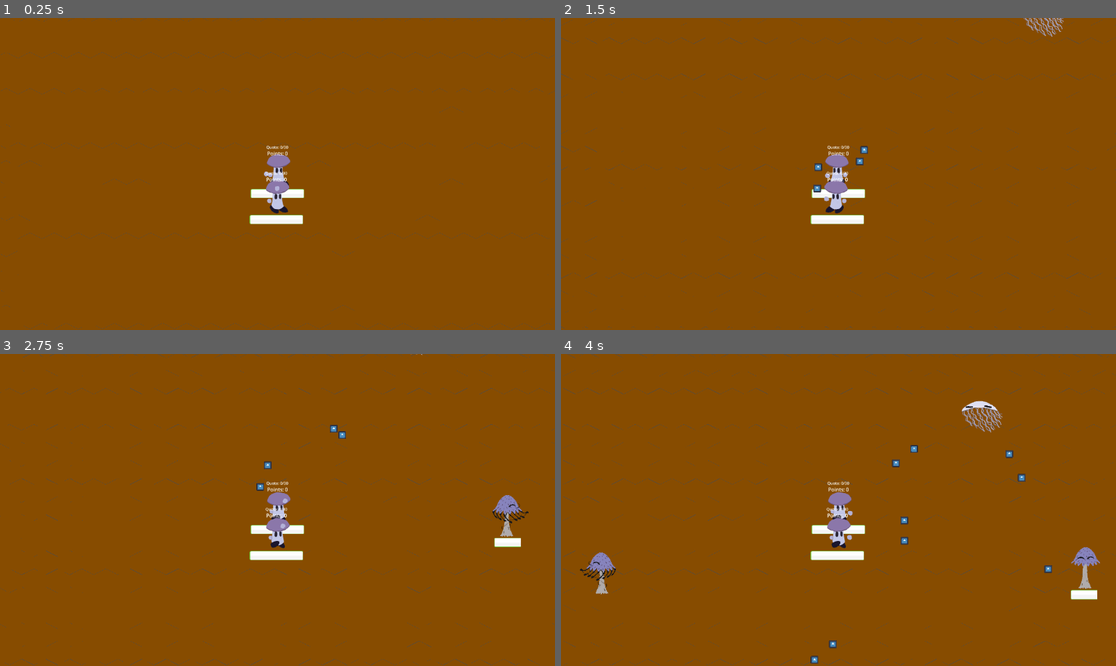
Above: before the commit, frames 1-4 (two rows, left to right).
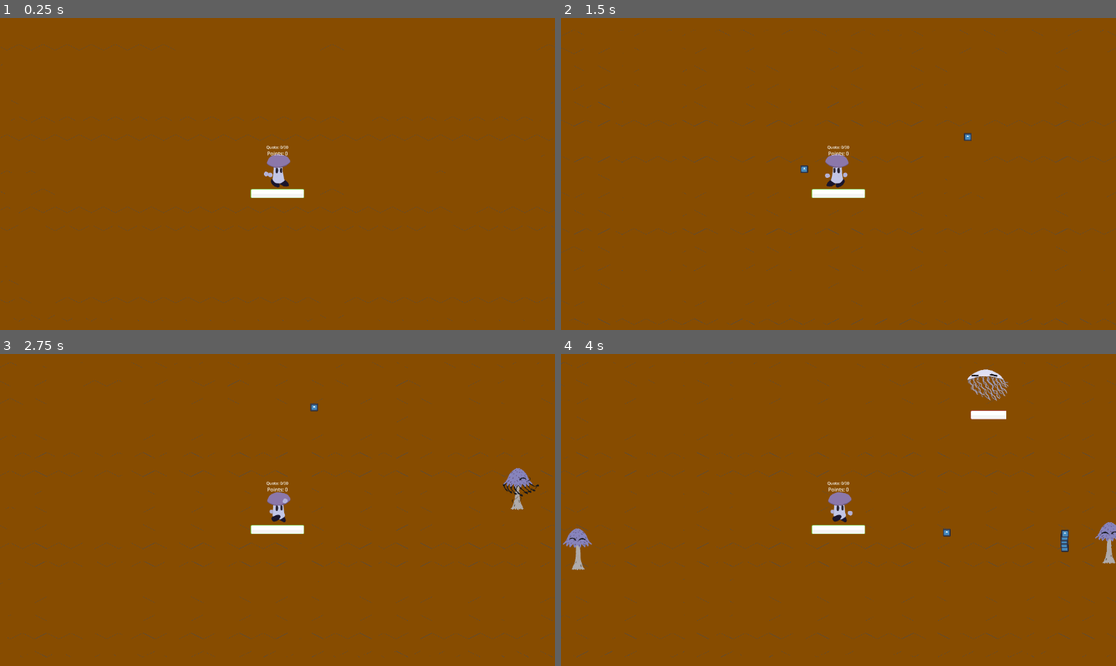
Above: after the commit, the same moments.

Repository: VideoJams/PixelGameJam2025
Game: Godot game, scene res://Scenes/world.tscn
The game is run twice, just before and just after one commit, with the same random seed, the same clock (stepped at 60 frames per second) and the same inputs. The engine's default icon, where the game draws it, is replaced by a stand-in: a white triangle on a blue panel in a dark square.
Inputs (mouse positions are in pixels of both pictures, inside the frame that each line leads up to):
- Up to frame 1 (0.25 s): no input
- Up to frame 2 (1.5 s): move the mouse to (960, 158) at 0.52 s; hold D (right) 0.53-1.28 s; click (960, 158) at 0.6 s; move the mouse to (727, 189) at 1.27 s; hold S (down) from 1.28 s (still down); click (727, 189) at 1.35 s
- Up to frame 3 (2.75 s): move the mouse to (333, 441) at 2.02 s; release S (down) at 2.03 s; hold D (right) from 2.03 s (still down); click (333, 441) at 2.1 s
- Up to frame 4 (4 s): move the mouse to (810, 572) at 2.77 s; release D (right) at 2.78 s; hold W (up) 2.78-3.53 s; click (810, 572) at 2.85 s; move the mouse to (1005, 556) at 3.52 s; hold A (left) from 3.53 s (still down); click (1005, 556) at 3.6 s

The runs differ from the first frame. In frame 1, 1.6% of the frame differs, in the area x 0-100%, y 0-100%; in frame 2, 2.4%; in frame 3, 3.1%; in frame 4, 4.9%.

Commit message:
sounds and enemy behaviors

Diff:
--- a/Scenes/enemy.tscn
+++ b/Scenes/enemy.tscn
@@ -5,7 +5,7 @@
 
 [node name="Enemy" type="CharacterBody2D" groups=["enemy"]]
 collision_layer = 2
-collision_mask = 4
+collision_mask = 20
 script = ExtResource("1_hghv2")
 
 [node name="AnimatedSprite2D" type="AnimatedSprite2D" parent="."]
@@ -28,6 +28,9 @@
 offset_bottom = 40.0
 texture_progress = ExtResource("2_1f0kj")
 
+[node name="AudioStreamPlayer2D" type="AudioStreamPlayer2D" parent="."]
+max_distance = 1331.0
+
 [connection signal="animation_finished" from="AnimatedSprite2D" to="." method="_on_animated_sprite_2d_animation_finished"]
 [connection signal="frame_changed" from="AnimatedSprite2D" to="." method="_on_animated_sprite_2d_frame_changed"]
 [connection signal="timeout" from="AttackTimer" to="." method="_on_attack_timer_timeout"]
--- a/Scenes/floater.tscn
+++ b/Scenes/floater.tscn
@@ -1,34 +1,55 @@
-[gd_scene load_steps=14 format=3 uid="uid://wt4yof7mqoyk"]
+[gd_scene load_steps=21 format=3 uid="uid://wt4yof7mqoyk"]
 
-[ext_resource type="PackedScene" uid="uid://er64geh448yl" path="res://Scenes/enemy.tscn" id="1_7658v"]
+[ext_resource type="PackedScene" uid="uid://er64geh448yl" path="res://scenes/enemy.tscn" id="1_7658v"]
 [ext_resource type="Script" uid="uid://dld2tlivxdduc" path="res://Scripts/floater.gd" id="2_qt4hv"]
-[ext_resource type="Texture2D" uid="uid://djnjuftevggih" path="res://Assets/Enemies/Shooter/ShooterDeath1.png" id="3_bxlf7"]
+[ext_resource type="Texture2D" uid="uid://43r13oyv6jse" path="res://Assets/Enemies/Floater/FloatyDeath1.png" id="3_beytw"]
+[ext_resource type="Texture2D" uid="uid://cd8qydee2tj6k" path="res://Assets/Enemies/Floater/FloatyCharge1.png" id="3_kkf7u"]
+[ext_resource type="AudioStream" uid="uid://xiarm3vtohwg" path="res://Assets/Sounds/floater_charge.ogg" id="3_ld7iy"]
+[ext_resource type="AudioStream" uid="uid://c03voqgudwkyd" path="res://Assets/Sounds/floater_shoot.ogg" id="3_ts76x"]
 [ext_resource type="Texture2D" uid="uid://cei03f8ioymlt" path="res://Assets/Enemies/Floater/FloatyMove1.png" id="3_xqj1n"]
-[ext_resource type="Texture2D" uid="uid://byiu3408dqmkd" path="res://Assets/Enemies/Shooter/ShooterDeath2.png" id="4_l8orq"]
+[ext_resource type="Texture2D" uid="uid://cnqnwratt8loa" path="res://Assets/Enemies/Floater/FloatyDeath2.png" id="4_hp4f5"]
+[ext_resource type="Texture2D" uid="uid://d25pri24sn1xb" path="res://Assets/Enemies/Floater/FloatyCharge2.png" id="4_iohoh"]
+[ext_resource type="AudioStream" uid="uid://wryc23mol1xt" path="res://Assets/Sounds/enemy_hit.ogg" id="4_ld7iy"]
 [ext_resource type="Texture2D" uid="uid://dmuqwe4ci3vxo" path="res://Assets/Enemies/Floater/FloatyMove2.png" id="4_pd32t"]
-[ext_resource type="Texture2D" uid="uid://bfpuyfdrqkrto" path="res://Assets/Enemies/Shooter/ShooterDeath3.png" id="5_3c8bm"]
+[ext_resource type="Texture2D" uid="uid://7fnenkq5oyf0" path="res://Assets/Enemies/Floater/FloatyCharge3.png" id="5_ase3r"]
+[ext_resource type="Texture2D" uid="uid://dndovnqe5i43j" path="res://Assets/Enemies/Floater/FloatyDeath3.png" id="5_qtljt"]
+[ext_resource type="AudioStream" uid="uid://bven5mxbwinmh" path="res://Assets/Sounds/enemy_die.ogg" id="5_rdaq8"]
 [ext_resource type="Texture2D" uid="uid://c011h68cgx552" path="res://Assets/Enemies/Floater/FloatyDamage.png" id="5_xqj1n"]
-[ext_resource type="Texture2D" uid="uid://bkonmysfp7nx1" path="res://Assets/Enemies/Shooter/ShooterDeath4.png" id="6_nn38f"]
-[ext_resource type="Texture2D" uid="uid://b1bm3cff436ex" path="res://Assets/Enemies/Shooter/ShooterDeath5.png" id="7_6g4rh"]
+[ext_resource type="Texture2D" uid="uid://pmm0l1sdgwu5" path="res://Assets/Enemies/Floater/FloatyDeath4.png" id="6_kkf7u"]
+[ext_resource type="Texture2D" uid="uid://cm6jw16opxu40" path="res://Assets/Enemies/Floater/FloatyDeath5.png" id="7_iohoh"]
 [ext_resource type="Texture2D" uid="uid://cd886kmx0guh4" path="res://Assets/buttonRed.png" id="11_l8orq"]
 
 [sub_resource type="SpriteFrames" id="SpriteFrames_p8xcf"]
 animations = [{
 "frames": [{
 "duration": 1.0,
-"texture": ExtResource("3_bxlf7")
+"texture": ExtResource("3_kkf7u")
 }, {
 "duration": 1.0,
-"texture": ExtResource("4_l8orq")
+"texture": ExtResource("4_iohoh")
 }, {
 "duration": 1.0,
-"texture": ExtResource("5_3c8bm")
+"texture": ExtResource("5_ase3r")
+}],
+"loop": false,
+"name": &"attack",
+"speed": 5.0
+}, {
+"frames": [{
+"duration": 1.0,
+"texture": ExtResource("3_beytw")
 }, {
 "duration": 1.0,
-"texture": ExtResource("6_nn38f")
+"texture": ExtResource("4_hp4f5")
 }, {
 "duration": 1.0,
-"texture": ExtResource("7_6g4rh")
+"texture": ExtResource("5_qtljt")
+}, {
+"duration": 1.0,
+"texture": ExtResource("6_kkf7u")
+}, {
+"duration": 1.0,
+"texture": ExtResource("7_iohoh")
 }],
 "loop": false,
 "name": &"death",
@@ -60,14 +81,21 @@
 
 [node name="Floater" instance=ExtResource("1_7658v")]
 script = ExtResource("2_qt4hv")
-hit_points = 50.0
+hit_points = 30.0
 move_speed = 100.0
 attack_damage = 20.0
 growth_on_death = 2
+attack_range = 800.0
+attack_cooldown = 3.0
+attack_releases_on_frame = 2
+sound_attack_startup = ExtResource("3_ld7iy")
+sound_attack_launch = ExtResource("3_ts76x")
+sound_hurt = ExtResource("4_ld7iy")
+sound_die = ExtResource("5_rdaq8")
 
 [node name="AnimatedSprite2D" parent="." index="0"]
 sprite_frames = SubResource("SpriteFrames_p8xcf")
-animation = &"death"
+animation = &"attack"
 autoplay = "move"
 
 [node name="CollisionShape2D" parent="." index="1"]
--- a/Scenes/mushie.tscn
+++ b/Scenes/mushie.tscn
@@ -104,3 +104,11 @@
 text = "Quota: 0/30"
 horizontal_alignment = 1
 vertical_alignment = 1
+
+[node name="AudioStreamPlayer2D" type="AudioStreamPlayer2D" parent="."]
+
+[node name="AttackTimer" type="Timer" parent="."]
+wait_time = 0.5
+one_shot = true
+
+[connection signal="timeout" from="AttackTimer" to="." method="_on_timer_timeout"]
--- a/Scenes/world.tscn
+++ b/Scenes/world.tscn
@@ -1,8 +1,7 @@
-[gd_scene load_steps=6 format=3 uid="uid://byuu2gpii7xu3"]
+[gd_scene load_steps=5 format=3 uid="uid://byuu2gpii7xu3"]
 
 [ext_resource type="Script" uid="uid://ceef1jn4w2gnv" path="res://Scripts/world.gd" id="1_5a7ea"]
 [ext_resource type="Texture2D" uid="uid://bxa151mk34b8u" path="res://Assets/Tilesets/sample_growth_tile.png" id="1_go701"]
-[ext_resource type="PackedScene" uid="uid://dtkqthu3qvgif" path="res://scenes/mushie.tscn" id="2_5a7ea"]
 
 [sub_resource type="TileSetAtlasSource" id="TileSetAtlasSource_fj7yv"]
 texture = ExtResource("1_go701")
@@ -183,9 +182,6 @@
 position = Vector2(27, -14)
 tile_set = SubResource("TileSet_tlwt5")
 
-[node name="Mushie" parent="." instance=ExtResource("2_5a7ea")]
-position = Vector2(4, -108)
-
 [node name="EnemySpawnTimer" type="Timer" parent="."]
 autostart = true
 
--- a/Scripts/enemy.gd
+++ b/Scripts/enemy.gd
@@ -9,12 +9,18 @@
 @export var attack_cooldown: float
 @export var attack_releases_on_frame: int
 
+@export var sound_attack_startup: AudioStream
+@export var sound_attack_launch: AudioStream
+@export var sound_hurt: AudioStream
+@export var sound_die: AudioStream
+
 var state: State = State.MOVING
 var damage_timer: float = 0.0
 var damage_duration: float = 0.2
 var can_attack: bool = true
 var player
 @onready var pellet_scene: PackedScene = preload("res://Scenes/projectile_generic.tscn")
+@onready var audio_player = $AudioStreamPlayer2D
 
 signal enemy_dead(pos: Vector2, growth_amount: int)
 
@@ -31,9 +37,11 @@
 			$AnimatedSprite2D.play("move")
 			var direction = (player.global_position - global_position).normalized()
 			velocity = direction * move_speed
+			$AnimatedSprite2D.flip_h = player.global_position.x > global_position.x
 
 			if (can_attack):
 				if (global_position.distance_to(player.global_position) <= attack_range):
+					play_sound(sound_attack_startup)
 					state = State.ATTACKING
 					can_attack = false
 		State.ATTACKING:
@@ -46,11 +54,6 @@
 			$AnimatedSprite2D.play("take_damage")
 			if damage_timer <= 0.0:
 				state = State.MOVING
-		State.DEAD:
-			$AnimatedSprite2D.play("death")
-			$CollisionShape2D.disabled = true
-			velocity = Vector2.ZERO
-	$AnimatedSprite2D.flip_h = player.global_position.x > global_position.x
 	move_and_slide()
 
 #func move_towards_player(speed: float) -> void:
@@ -61,17 +64,28 @@
 		#$AnimatedSprite2D.flip_h = player.global_position.x > global_position.x
 		#move_and_slidew()
 
+func die() -> void:
+	state = State.DEAD
+	$AnimatedSprite2D.play("death")
+	set_collision_layer_value(2, false)
+	set_collision_mask_value(3, false)
+	# $CollisionShape2D.disabled = true
+	velocity = Vector2.ZERO
+	play_sound(sound_die)
+
 func take_damage(dmg: float) -> void:
 	hit_points -= dmg
 	$Control/HealthBar.value = hit_points
 	$Control/HealthBar.visible = true
 	if hit_points <= 0:
-		state = State.DEAD
-	elif state != State.TAKING_DAMAGE:
-		# You can hit enemies while they're stunned, but you can't stunlock them
-		# without perfectly timing when they break out of stun
-		state = State.TAKING_DAMAGE
-		damage_timer = damage_duration
+		die()
+	else:
+		play_sound(sound_hurt)
+		if state != State.TAKING_DAMAGE:
+			# You can hit enemies while they're stunned, but you can't stunlock them
+			# without perfectly timing when they break out of stun
+			state = State.TAKING_DAMAGE
+			damage_timer = damage_duration
 
 func _on_animated_sprite_2d_animation_finished() -> void:
 	match ($AnimatedSprite2D.animation):
@@ -87,8 +101,14 @@
 func attack() -> void:
 	pass
 
+func play_sound(sound: AudioStream):
+	audio_player.stream = sound
+	audio_player.pitch_scale = randf_range(0.8, 1.2)
+	audio_player.play()
+
 
 func _on_animated_sprite_2d_frame_changed() -> void:
 	if ($AnimatedSprite2D.animation == "attack" && $AnimatedSprite2D.frame == attack_releases_on_frame):
+		play_sound(sound_attack_launch)
 		attack()
 		$AttackTimer.start()
--- a/Scripts/floater.gd
+++ b/Scripts/floater.gd
@@ -1,4 +1,11 @@
 class_name Floater extends Enemy
 
 func attack():
-	pass
+	var pellet_instance = pellet_scene.instantiate()
+	pellet_instance.global_position = global_position
+	pellet_instance.target_position = player.global_position
+	pellet_instance.damage = 10
+	pellet_instance.move_speed = 200
+	pellet_instance.configure_as_enemy_projectile()
+	get_tree().current_scene.add_child(pellet_instance)
+	play_sound(sound_attack_launch)
--- a/Scripts/mushie.gd
+++ b/Scripts/mushie.gd
@@ -2,6 +2,8 @@
 
 @onready var pellet_scene: PackedScene = preload("res://Scenes/projectile_generic.tscn")
 @onready var points_UI = $Control/Points
+@onready var audio_player = $AudioStreamPlayer2D
+
 var points = 0
 var display_growth = 0
 var total_growth = 0
@@ -10,6 +12,12 @@
 @export var moveSpeed = 200.0
 @export var health = 50.0
 @export var damage = 10.0
+
+var sound_shoot = preload("res://Assets/Sounds/player_shoot.ogg")
+var sound_hurt = preload("res://Assets/Sounds/player_hurt.ogg")
+var sound_quota  = preload("res://Assets/Sounds/quota_reached.ogg")
+
+var can_shoot = true
 
 signal mushie_dead
 
@@ -30,14 +38,19 @@
 		inputVector = inputVector.normalized()
 	velocity = inputVector * moveSpeed
 
-	if Input.is_action_just_pressed("click"):
+	if can_shoot && Input.is_mouse_button_pressed(MOUSE_BUTTON_LEFT):
 		var pellet_instance = pellet_scene.instantiate()
 		pellet_instance.global_position = $HandSprite/Marker2D.global_position
 		pellet_instance.target_position = get_global_mouse_position()
 		pellet_instance.damage = damage
-		pellet_instance.move_speed = 300.0
+		pellet_instance.move_speed = 800.0
 		pellet_instance.configure_as_player_projectile()
 		get_tree().current_scene.add_child(pellet_instance)
+		audio_player.stream = sound_shoot
+		audio_player.pitch_scale = randf_range(0.8, 1.2)
+		audio_player.play()
+		$AttackTimer.start()
+		can_shoot = false
 
 
 func _handle_animation():
@@ -52,21 +65,41 @@
 	display_growth += growth
 	total_growth += growth
 	if display_growth >= quota:
+		oneoff_sound(sound_quota)
 		display_growth = 0
 		quota = next_quota
 		next_quota += 10
+		add_points(5)
+
+
 	$Control/Quota.text = "Quota: %d/%d" % [display_growth, quota]
 
-func gain_point():
-	points += 1
+
+func add_points(point_add: int):
+	points += point_add
 	$Control/Points.text = "Points: %d" % points
-	print(points)
+
+func oneoff_sound(sound: AudioStream):
+	# Temporary sound object
+	var temp_player = AudioStreamPlayer2D.new()
+	temp_player.stream = sound
+	temp_player.pitch_scale = randf_range(0.9, 1.1)
+	temp_player.global_position = global_position  # for spatial sound
+	get_tree().current_scene.add_child(temp_player)
+	temp_player.play()
+	temp_player.connect("finished", Callable(temp_player, "queue_free"))
 
 func take_damage(damage: float):
 	health -= damage
 	$Control/HealthBar.value = health
+	oneoff_sound(sound_hurt)
+
 	if health <= 0:
 		die()
 
 func die():
 	emit_signal("mushie_dead")
+
+
+func _on_timer_timeout() -> void:
+	can_shoot = true
--- /dev/null
+++ b/Scripts/shooter.gd
@@ -0,0 +1,28 @@
+extends Enemy
+
+func attack() -> void:
+		# Number of pellets
+	var num_pellets = 5
+	# Spread angle in degrees (total spread)
+	var spread_angle = 30
+
+	# Calculate direction to player
+	var base_direction = (player.global_position - global_position).normalized()
+
+	for i in range(num_pellets):
+		var pellet_instance = pellet_scene.instantiate()
+		pellet_instance.global_position = global_position
+
+		# Calculate spread for this pellet
+		var t = i / float(num_pellets - 1)  # Normalized from 0 to 1
+		var angle_offset_degrees = (t - 0.5) * 20
+		var angle_offset_radians = angle_offset_degrees * PI / 180.0
+		var rotated_direction = base_direction.rotated(angle_offset_radians)
+
+		# Set the target position far in the direction of the rotated vector
+		pellet_instance.target_position = global_position + rotated_direction * 1000
+
+		pellet_instance.damage = 10
+		pellet_instance.move_speed = 200
+		pellet_instance.configure_as_enemy_projectile()
+		get_tree().current_scene.add_child(pellet_instance)
--- a/Scripts/world.gd
+++ b/Scripts/world.gd
@@ -86,7 +86,7 @@
 		apply_growth_on_cell(n, neighborGrowth)
 
 func apply_growth_on_cell(cell: Vector2i, growth_increase: int) -> void:
-	#These will need to change whenever the TileSet is updated
+	#These will need to csdashange whenever the TileSet is updated
 	var layer_index: int = 0
 
 	var source_id: int = tilemap.get_cell_source_id(cell)
@@ -105,8 +105,7 @@
 			add_child(new_tree)
 			new_tree.global_position = tilemap.to_global(tilemap.map_to_local(cell))
 			new_tree.z_index = int(global_position.y)
-			mushie.gain_point()
-			print("point gain")
+			mushie.add_points(1)
 
 		var new_atlas_coords: Vector2i = Vector2i(new_linear_index, 0)
 		tilemap.set_cell(cell, source_id, new_atlas_coords)
--- a/scenes/shooter.tscn
+++ b/scenes/shooter.tscn
@@ -1,11 +1,13 @@
-[gd_scene load_steps=25 format=3 uid="uid://d1s3njvakry6p"]
+[gd_scene load_steps=27 format=3 uid="uid://d1s3njvakry6p"]
 
-[ext_resource type="PackedScene" uid="uid://er64geh448yl" path="res://Scenes/enemy.tscn" id="1_mger4"]
-[ext_resource type="Script" uid="uid://b2yrq0sx47h8g" path="res://shooter.gd" id="2_ok5ye"]
+[ext_resource type="PackedScene" uid="uid://er64geh448yl" path="res://scenes/enemy.tscn" id="1_mger4"]
+[ext_resource type="Script" uid="uid://b2yrq0sx47h8g" path="res://Scripts/shooter.gd" id="2_ok5ye"]
+[ext_resource type="AudioStream" uid="uid://wryc23mol1xt" path="res://Assets/Sounds/enemy_hit.ogg" id="3_65dik"]
 [ext_resource type="Texture2D" uid="uid://c5aygi4lahn2n" path="res://Assets/Enemies/Shooter/ShooterIdle1.png" id="3_ld1l8"]
 [ext_resource type="Texture2D" uid="uid://c5dnju7jqkh0l" path="res://Assets/Enemies/Shooter/ShooterFire1.png" id="3_suw1a"]
 [ext_resource type="Texture2D" uid="uid://pxtc580y6xfl" path="res://Assets/Enemies/Shooter/ShooterCharge1.png" id="3_xxh7r"]
 [ext_resource type="Texture2D" uid="uid://bdpjvl1n6we7o" path="res://Assets/Enemies/Shooter/ShooterFire2.png" id="4_a2wj4"]
+[ext_resource type="AudioStream" uid="uid://bven5mxbwinmh" path="res://Assets/Sounds/enemy_die.ogg" id="4_snegt"]
 [ext_resource type="Texture2D" uid="uid://fa0srrgee48b" path="res://Assets/Enemies/Shooter/ShooterCharge2.png" id="4_ts0hh"]
 [ext_resource type="Texture2D" uid="uid://bm6ertde322pt" path="res://Assets/Enemies/Shooter/ShooterIdle2.png" id="4_xxh7r"]
 [ext_resource type="Texture2D" uid="uid://bye6tew04xqo1" path="res://Assets/Enemies/Shooter/ShooterFire3.png" id="5_jfxtt"]
@@ -122,14 +124,15 @@
 
 [node name="Shooter" instance=ExtResource("1_mger4")]
 script = ExtResource("2_ok5ye")
-hit_points = 40.0
-move_speed = 100.0
+hit_points = 50.0
 attack_damage = 10.0
 growth_on_death = 2
 has_ranged_attack = true
 attack_range = 1000.0
 attack_cooldown = 3.0
 attack_releases_on_frame = 2
+sound_hurt = ExtResource("3_65dik")
+sound_die = ExtResource("4_snegt")
 
 [node name="AnimatedSprite2D" parent="." index="0"]
 sprite_frames = SubResource("SpriteFrames_ts0hh")
--- a/scenes/tree.tscn
+++ b/scenes/tree.tscn
@@ -10,7 +10,7 @@
 
 [node name="StaticBody2D" type="StaticBody2D" parent="."]
 collision_layer = 16
-collision_mask = 3
+collision_mask = 15
 
 [node name="CollisionPolygon2D" type="CollisionPolygon2D" parent="StaticBody2D"]
 position = Vector2(1, -49)
--- a/shooter.gd
+++ /dev/null
@@ -1,10 +0,0 @@
-extends Enemy
-
-func attack() -> void:
-	var pellet_instance = pellet_scene.instantiate()
-	pellet_instance.global_position = global_position
-	pellet_instance.target_position = player.global_position
-	pellet_instance.damage = 10
-	pellet_instance.move_speed = 200
-	pellet_instance.configure_as_enemy_projectile()
-	get_tree().current_scene.add_child(pellet_instance)
Binary file added: Assets/Enemies/Floater/FloatyCharge1.png
Not shown, added: Assets/Enemies/Floater/FloatyCharge1.png.import
Binary file added: Assets/Enemies/Floater/FloatyCharge2.png
Not shown, added: Assets/Enemies/Floater/FloatyCharge2.png.import
Binary file added: Assets/Enemies/Floater/FloatyCharge3.png
Not shown, added: Assets/Enemies/Floater/FloatyCharge3.png.import
Binary file added: Assets/Enemies/Floater/FloatyDeath1.png
Not shown, added: Assets/Enemies/Floater/FloatyDeath1.png.import
Binary file added: Assets/Enemies/Floater/FloatyDeath2.png
Not shown, added: Assets/Enemies/Floater/FloatyDeath2.png.import
Binary file added: Assets/Enemies/Floater/FloatyDeath3.png
Not shown, added: Assets/Enemies/Floater/FloatyDeath3.png.import
(and 21 more such lines)
